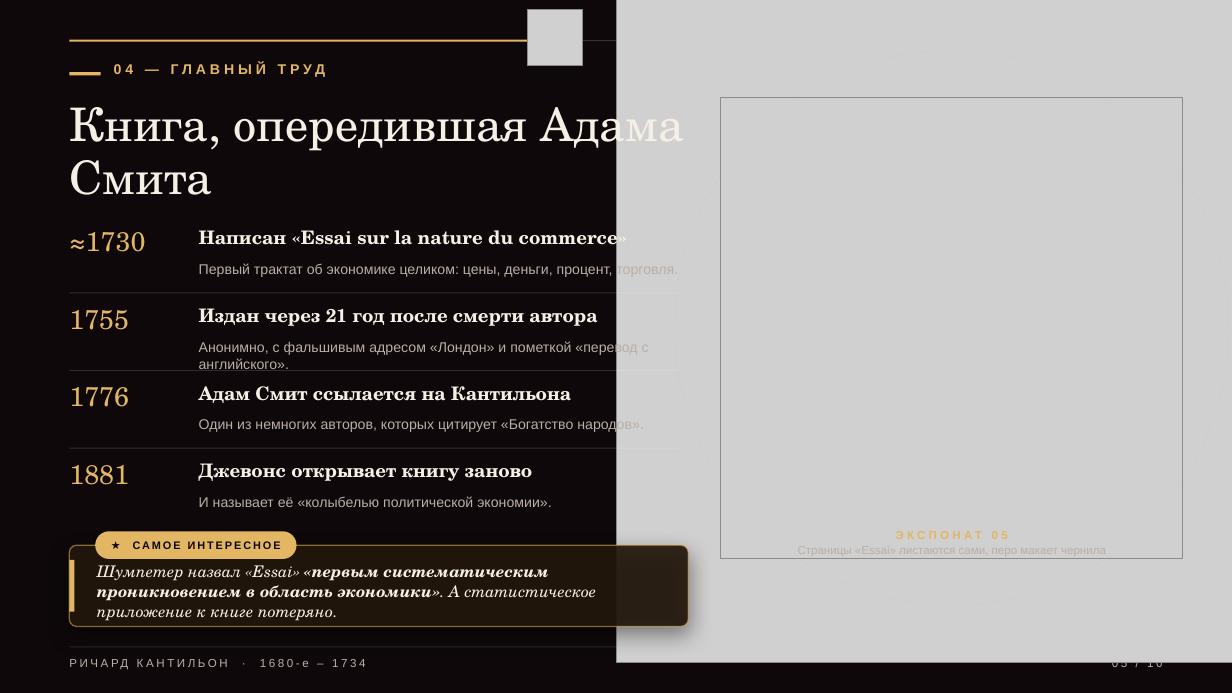
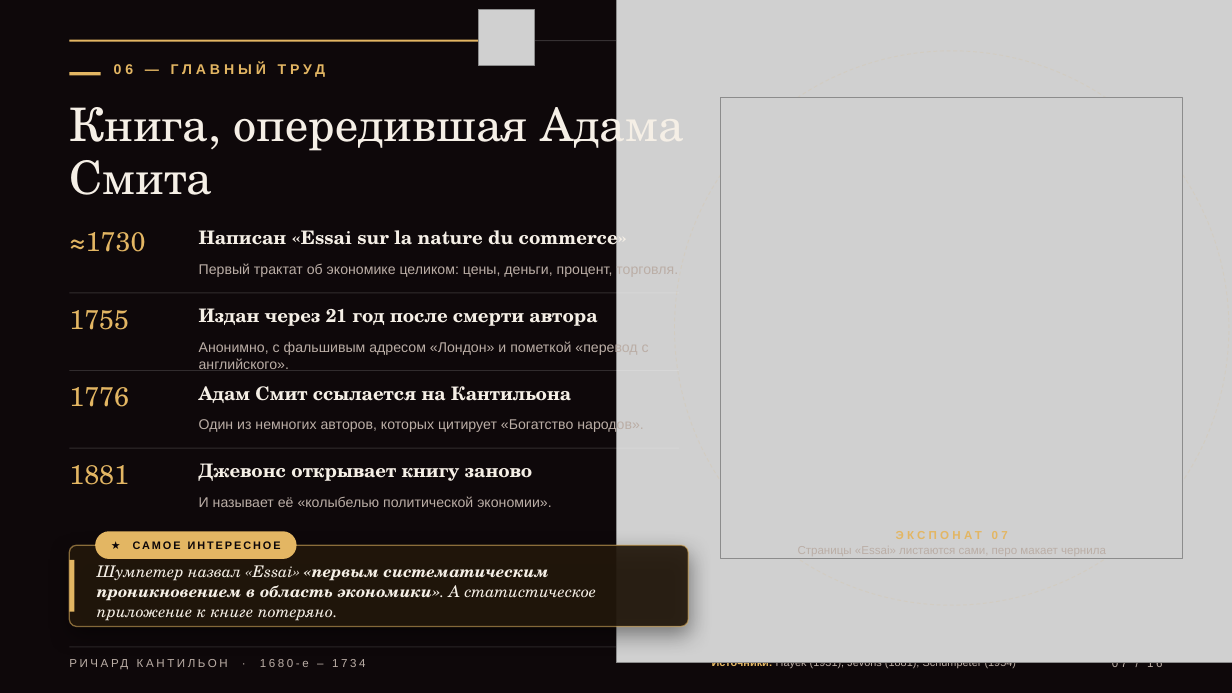
Before and after one commit to overbaffe1/omgGame, a slide deck: slide 7 of exports/cantillon-3d-presentation.pptx (slide 5 before the commit). Drawn at 1232x693 pixels with LibreOffice and Linux fonts; fonts in the diff are those of the drawing; grey boxes stand for pictures; background and template pictures are left out. Boxes give left, top, right and bottom in pixels: in the first picture for what was removed or moved away, otherwise in the second. Text is boxed around its words. In the diff, an @@ line names an element or a change of style, - is before the commit and + after.

```diff
--- a/exports/cantillon-3d-presentation.pptx
+++ b/exports/cantillon-3d-presentation.pptx
@@ picture added at [479, 10, 534, 66] @@
@@ picture removed at [528, 10, 583, 66] @@
@@ rectangle: place and size @@
-rectangle at [69, 40, 555, 42]
+rectangle at [69, 40, 506, 42]
@@ text at [114, 62, 326, 77]: text changed @@
-04 — ГЛАВНЫЙ ТРУД
+06 — ГЛАВНЫЙ ТРУД
@@ text at [896, 531, 1008, 539]: text changed @@
-ЭКСПОНАТ 05
+ЭКСПОНАТ 07
@@ text added at [712, 658, 1017, 669], 8.5 pt, text #BBAEA6 @@
+Источники: Hayek (1931); Jevons (1881); Schumpeter (1954)
@@ text at [1112, 658, 1162, 670]: text changed @@
-05 / 10
+07 / 16
```
Also in this commit, not shown: 9 other slides changed, 6 slides added, 24 other files.
